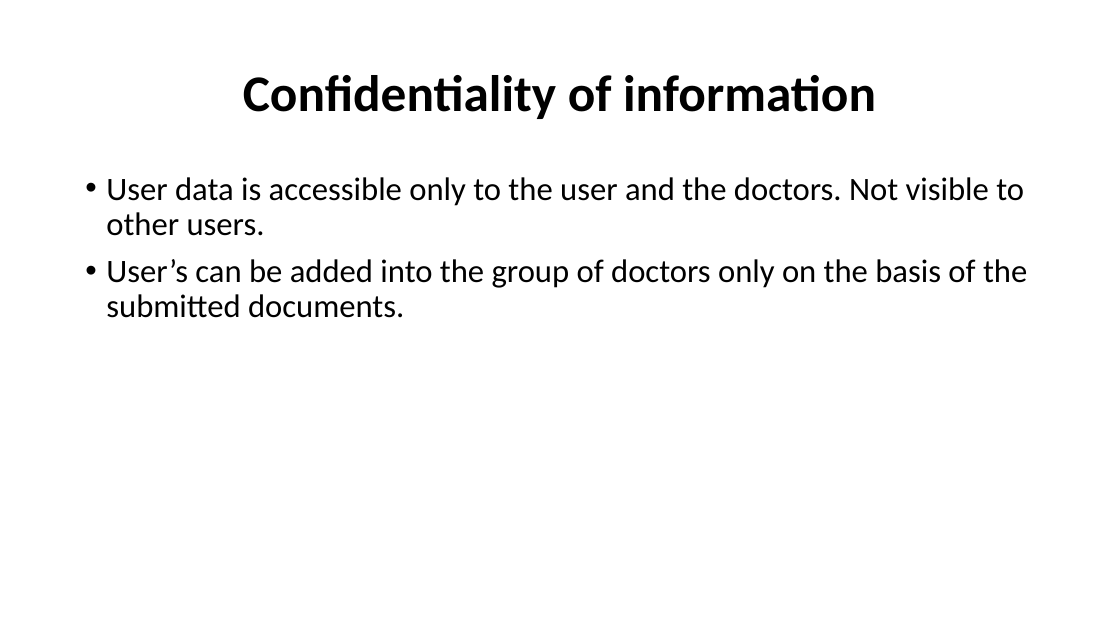
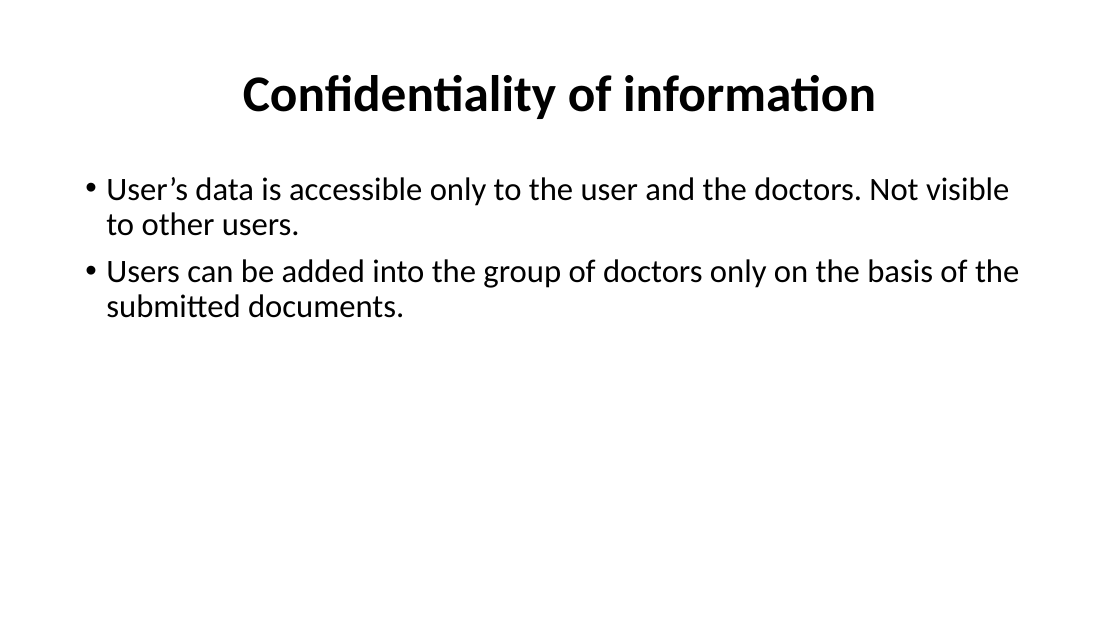
Before and after one commit to ruslanbek05/mkarta.uz, a slide deck: slide 4 of Presentation/mkarta.uz Technical requirement presentation - eng.pptx. Drawn at 1120x630 pixels with LibreOffice and Linux fonts; fonts in the diff are those of the drawing. Boxes give left, top, right and bottom in pixels: in the first picture for what was removed or moved away, otherwise in the second. Text is boxed around its words. In the diff, an @@ line names an element or a change of style, - is before the commit and + after.

```diff
--- a/Presentation/mkarta.uz Technical requirement presentation - eng.pptx
+++ b/Presentation/mkarta.uz Technical requirement presentation - eng.pptx
@@ text at bbox=[106, 177, 1019, 318]: text changed @@
-• User data is accessible only to the user and the doctors. Not visible to other users.
-• User’s can be added into the group of doctors only on the basis of the submitted documents.
+• User’s data is accessible only to the user and the doctors. Not visible to other users.
+• Users can be added into the group of doctors only on the basis of the submitted documents.
```
Also in this commit, not shown: 2 other slides changed, 6 other files.
